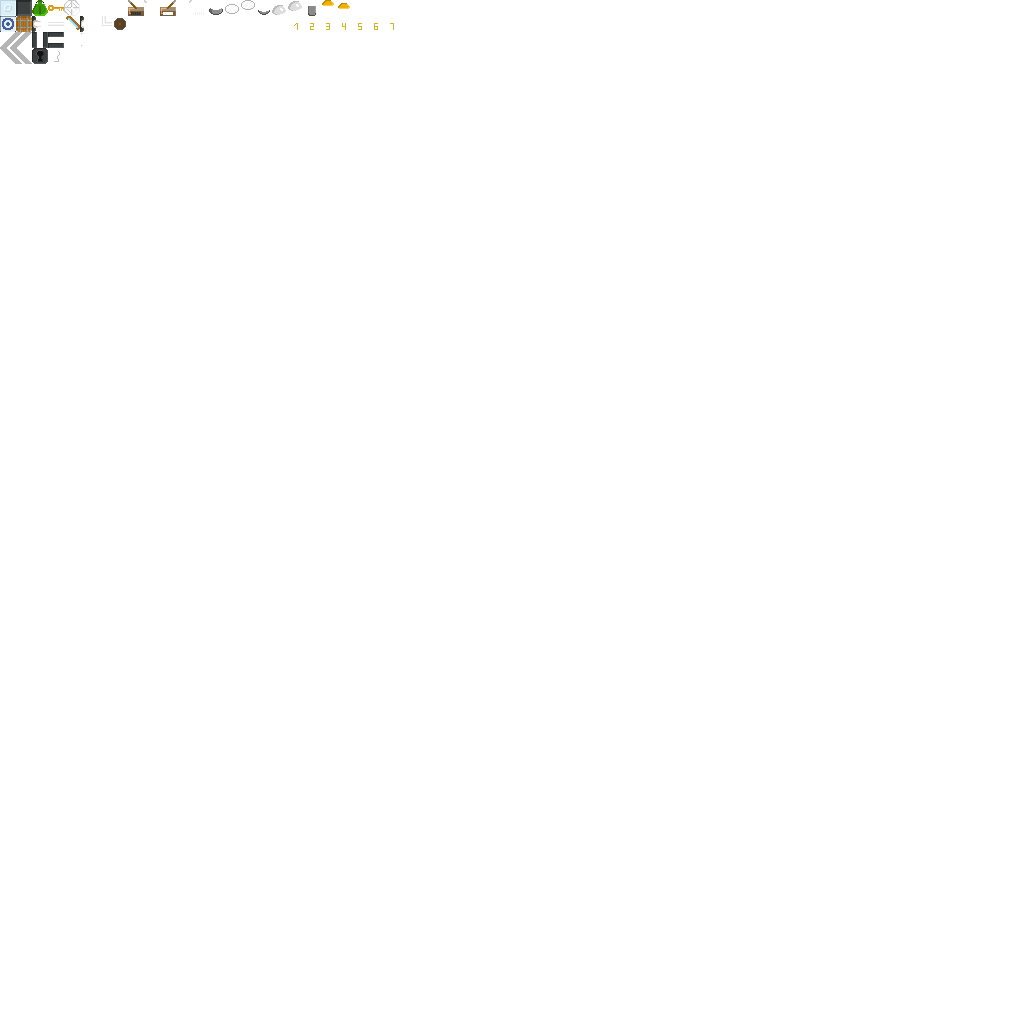
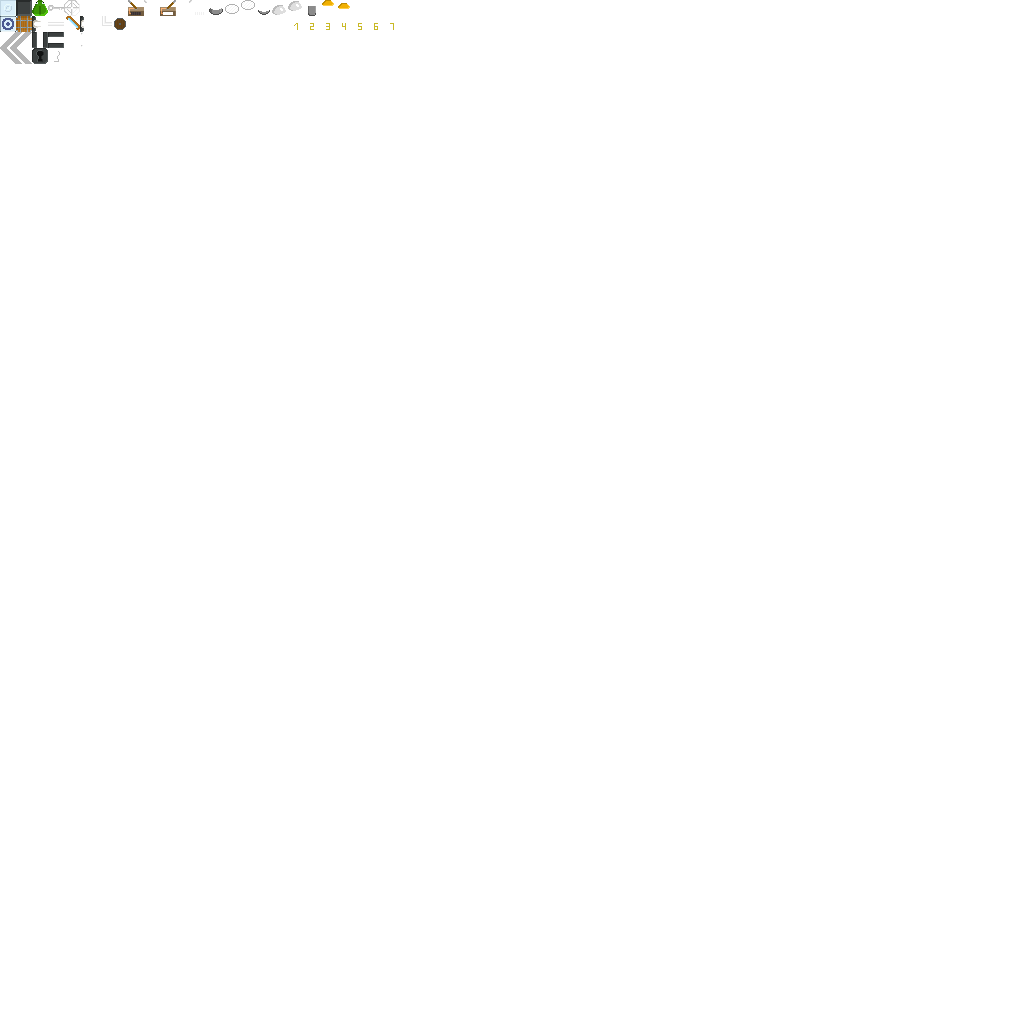
Layer changes from the first 1024 x 1024 image to the second:
painted on "Key" over [48, 5, 64, 11]
